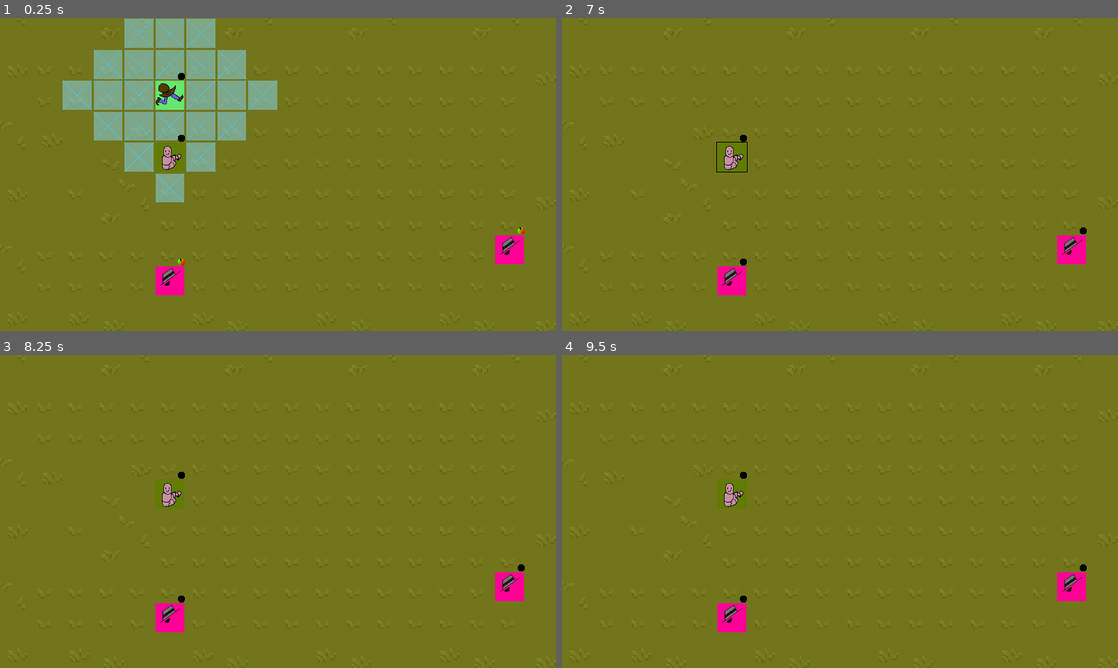
Above: before the commit, frames 1-4 (two rows, left to right).
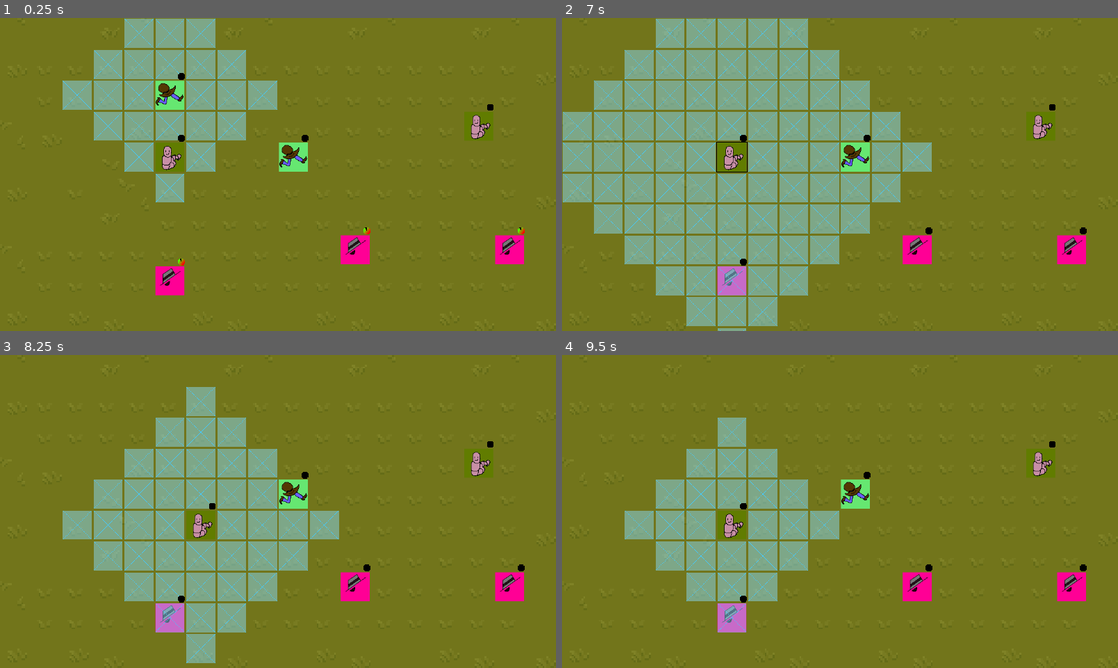
Above: after the commit, the same moments.

Repository: batgnome/MainGame
Game: Godot game, scene res://main.tscn
Two runs of this game, one before a commit and one after it. Both use one fixed random seed, a clock stepped at 60 frames per second and the inputs below.
Inputs (mouse positions are in pixels of both pictures, inside the frame that each line leads up to):
- Up to frame 1 (0.25 s): no input
- Up to frame 2 (7 s): tap Enter at 0.5 s; move the mouse to (734, 96) at 0.52 s; hold D (right) 0.53-1.28 s; hold L (del) 0.53-1.28 s; click (734, 96) at 0.8 s; tap R (reset) every 0.75 s from 1.25 to 4.25 s; move the mouse to (762, 96) at 1.27 s; hold S (down) 1.28-2.03 s; click (762, 96) at 1.35 s; tap L (del) every 1.5 s from 1.55 to 6.05 s; move the mouse to (1073, 249) at 2.02 s; hold D (right) 2.03-2.78 s; hold L (del) 2.03-2.78 s; click (1073, 249) at 2.3 s; move the mouse to (1073, 249) at 2.77 s; hold W (up) 2.78-3.53 s; click (1073, 249) at 2.85 s; move the mouse to (1073, 249) at 3.52 s; hold L (del) 3.53-4.28 s; hold A (left) 3.53-5.03 s; click (1073, 249) at 3.8 s; move the mouse to (734, 280) at 4.27 s; click (734, 280) at 4.35 s; move the mouse to (734, 280) at 5.02 s; hold S (down) 5.03-5.78 s; hold L (del) 5.03-5.78 s; click (734, 280) at 5.3 s; move the mouse to (734, 280) at 5.77 s; hold D (right) 5.78-6.53 s; click (734, 280) at 5.85 s; move the mouse to (734, 155) at 6.52 s; hold W (up) from 6.53 s (still down); hold L (del) from 6.53 s (still down); click (734, 155) at 6.8 s
- Up to frame 3 (8.25 s): move the mouse to (172, 492) at 7.27 s; release W (up) at 7.28 s; release L (del) at 7.28 s; hold D (right) 7.28-8.03 s; click (172, 492) at 7.35 s; tap L (del) at 7.55 s; move the mouse to (333, 442) at 8.02 s; hold S (down) from 8.03 s (still down); hold L (del) from 8.03 s (still down)
- Up to frame 4 (9.5 s): click (895, 442) at 8.3 s; move the mouse to (812, 574) at 8.77 s; release S (down) at 8.78 s; release L (del) at 8.78 s; hold A (left) from 8.78 s (still down); click (812, 574) at 8.85 s; tap L (del) at 9.05 s

The runs differ from the first frame. In frame 1, 1.5% of the frame differs, in the area x 50-89%, y 27-79%; in frame 2, 38%, in the area x 0-89%, y 0-100%; in frame 3, 21%; in frame 4, 13%.
Error in both runs: Invalid access to property or key 'current_state' on a base object of type 'previously freed'. (res://main.gd:26)

Commit message:
added player switching

Diff:
--- a/Rune.gd
+++ b/Rune.gd
@@ -31,6 +31,7 @@
 var currentMove = attributes.maxMove
 var parent = null
 var selected = false
+var inMouse = false
 
 func get_group():
 	return attributes.group
@@ -77,6 +78,14 @@
 			attack(event)
 		else:
 			movement(event)
+	elif event.is_action_pressed("move") and inMouse:
+		selected = true
+		parent.selected.selected = false
+		for marker in parent.selected.markers:
+			marker.queue_free()
+			markers.clear()
+		parent.selected = self
+		print(markers)
 
 func attack(event):
 	if is_instance_valid(target) && target.danger && event.is_action_pressed("move"):
@@ -230,33 +239,10 @@
 		parent.EnemRunes.erase(self)
 		parent.PlayRunes.erase(self)
 		queue_free()
-#func delete(segs):
-	#var l = 0
-	#if segs >= followers.size():
-		#l = followers.size()
-	#else:
-		#l = segs
-#
-	#for i in range(l):
-		#if followers.size() > 0:
-			#var f = followers.pop_back()  # Remove the last follower
-			#if is_instance_valid(f):
-				#parent.EnemRunes.erase(f)
-				#parent.PlayRunes.erase(f)
-				#f.queue_free()
-				#update_followers()
-			#
-			## Add a delay between deletions
-			#await get_tree().create_timer(0.2).timeout  # Adjust delay time (in seconds) as needed
-#
-	## If there are no segments left, delete the head
-	#if l != segs:
-		#parent.EnemRunes.erase(self)
-		#parent.PlayRunes.erase(self)
-		#queue_free()
 
 
 func updateParent(tail):
+
 	if get_group() == 'Player':
 		parent.PlayRunes.append(tail)
 	elif get_group() =='enemy':
@@ -265,6 +251,7 @@
 
 
 func _on_area_2d_mouse_entered():
+	inMouse = true
 	material = $Sprite2D.material
 	print(material)
 	if material is ShaderMaterial:
@@ -272,8 +259,9 @@
 
 
 func _on_area_2d_mouse_exited():
-		print("hey?2")
-		material = $Sprite2D.material
-		if material is ShaderMaterial:
-			print("shader")
-			material.set_shader_parameter("width", 0.0)  # Disable outline
+	inMouse = false
+	print("hey?2")
+	material = $Sprite2D.material
+	if material is ShaderMaterial:
+		print("shader")
+		material.set_shader_parameter("width", 0.0)  # Disable outline
--- a/main.tscn
+++ b/main.tscn
@@ -6137,3 +6137,12 @@
 
 [node name="Rune2" parent="." instance=ExtResource("10_5x05j")]
 position = Vector2(352, 288)
+
+[node name="Rune3" parent="." instance=ExtResource("10_5x05j")]
+position = Vector2(992, 224)
+
+[node name="Rune4" parent="." instance=ExtResource("9_nnm0f")]
+position = Vector2(736, 480)
+
+[node name="Rune5" parent="." instance=ExtResource("7_01df4")]
+position = Vector2(608, 288)
